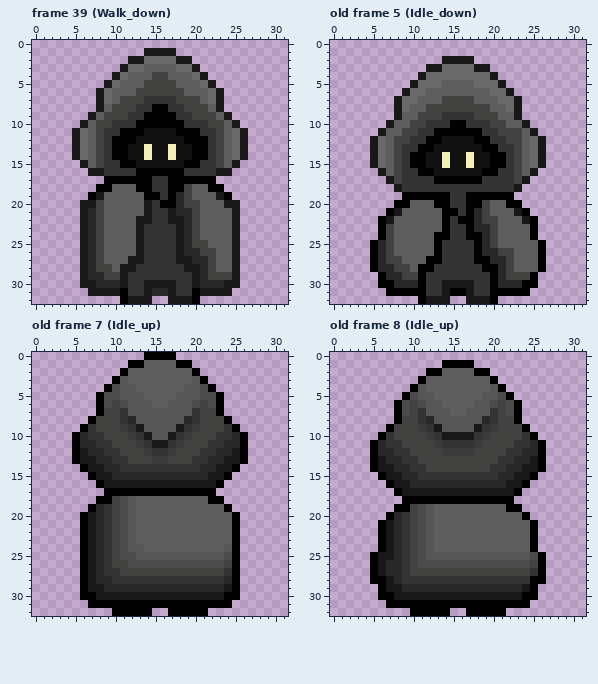
File history of a pixel-art file, Assets/Animations/Character animations/Character.aseprite. The picture above is the old version.
32x33 pixels, 39 frames. Colours within 5 levels of each other are drawn and written as one. Shown: frame 39 (Walk_down), old frame 5 (Idle_down), old frame 7 (Idle_up), old frame 8 (Idle_up). The commit also changed other frames, which this record leaves out.
After the commit:
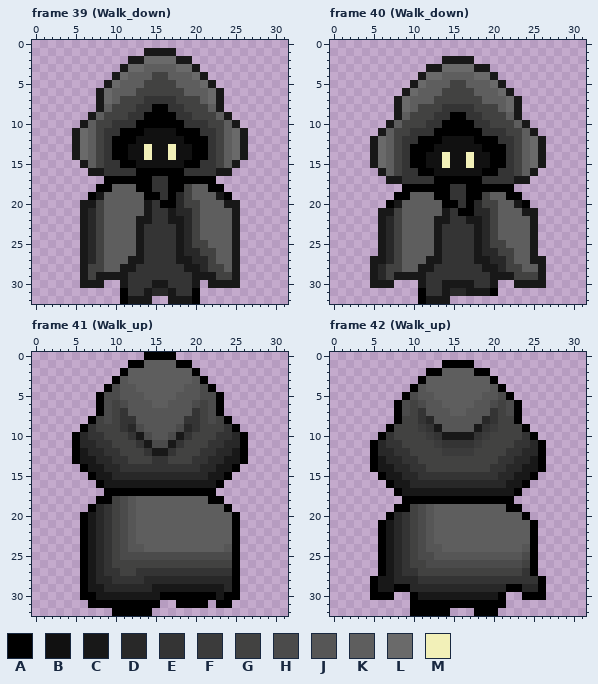
Palette (. is transparent): A #000000  B #111111  C #181818  D #282828  E #343434  F #3b3b3b  G #424241  H #4b4b4b  J #565656  K #5e5e5e  L #6a6a6a  M #f2f0b8
A new or re-ordered frame is compared with the old frame closest to it.
Change:
frames 39 -> 98
Changed rows in their new state; - is an unchanged pixel.
Frame 39 (Walk_down):
first column x 7:
28 G-K-------------G-
29 GCCC----------CC--
30 -C..---E--E---.CC-
31 ....----------....
Frame 40 (Walk_down) is new; against old frame 5 (Idle_down):
first column x 8:
 4 ------KKKK-----
 5 ----KK-GG-KK---
 6 ---K--GGGG--K--
 7 --K--G----G--K-
 8 ---G--EEEE--G--
 9 --G--E-AA-E--G-
10 -G----A--A----G
11 G-E----------E-
12 -E-A--------A-E
13 --A----------A-
first column x 5:
17 ---C--------------C---
18 ---.AAAAAA--AAAAAA.---
19 ---A-KKK------GKK-A---
20 --ACK---K-A--D-G-KCA--
21 -CCG-----CEA--DG--KCC-
22 -CDG----CC-ECCD----KC-
23 -CDG----CE--EC------C-
24 -CDG----CE--EC------C-
25 .CDG----C----C--G---C.
26 .CDG----C----C------C.
27 CCD----CC----CC-----CC
28 C-G-K-CC------CC--G--C
29 CDGCCCC--------CCC--GC
30 CCC...C--------C..CCCC
31 --....----DD-CC-....--
32 ------------....------
Frame 41 (Walk_up) is new; against old frame 7 (Idle_up):
first column x 9:
 7 H------------H
 8 H--E------E--H
 9 --EDH----HDE--
10 ---ECH--HCE---
11 ----ECHHCE----
12 -----ECCE-----
13 ------EE------
first column x 12:
25 -HHHHHHHHHHH-
26 GGGGGGGGGGGG-
27 -EEEEEEEEEEE-
28 --DDDDDDDDDD-
29 ---CCCCCCCCCD
30 ----AAAAAAA--
31 ----..----.--
32 -----.....---
Frame 42 (Walk_up) is new; against old frame 8 (Idle_up):
first column x 5:
24 --------J----------J--
25 .A-----H-----------HA.
26 .AC---G------------GA.
27 .AC--E-------------EA.
28 -C--DD--------------E-
29 AC-AA------------AADDA
30 A--..A----------A..--A
31 --...------------...--
32 ------------.---.-----
